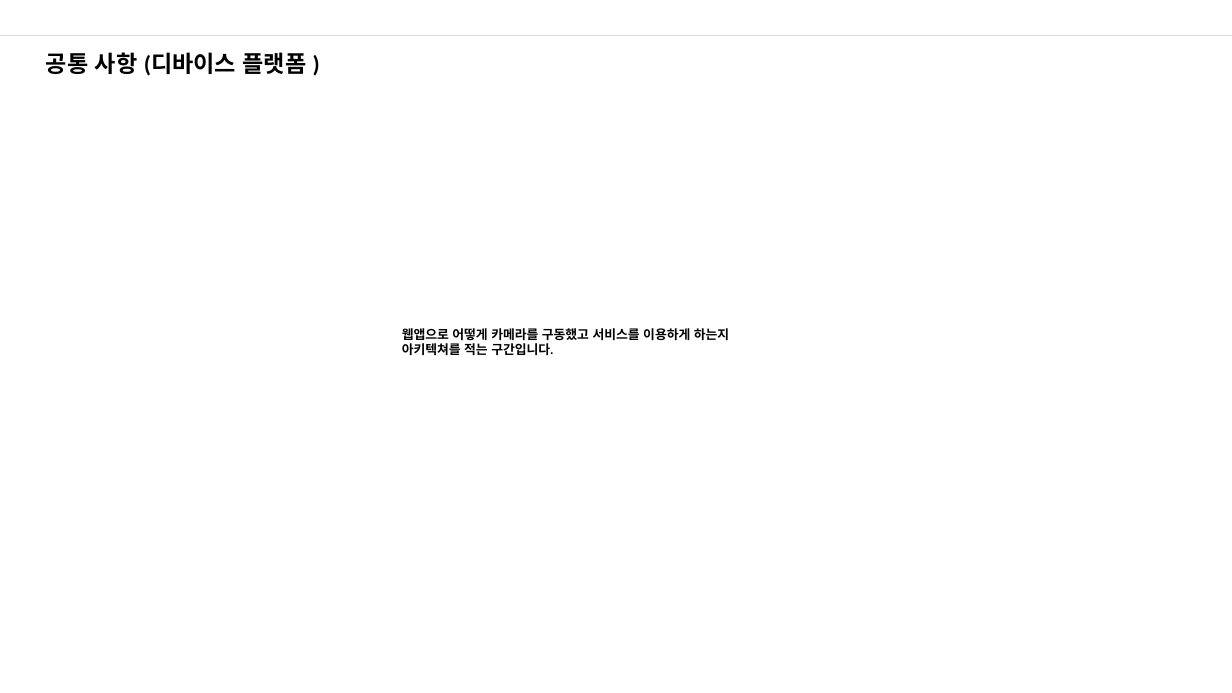
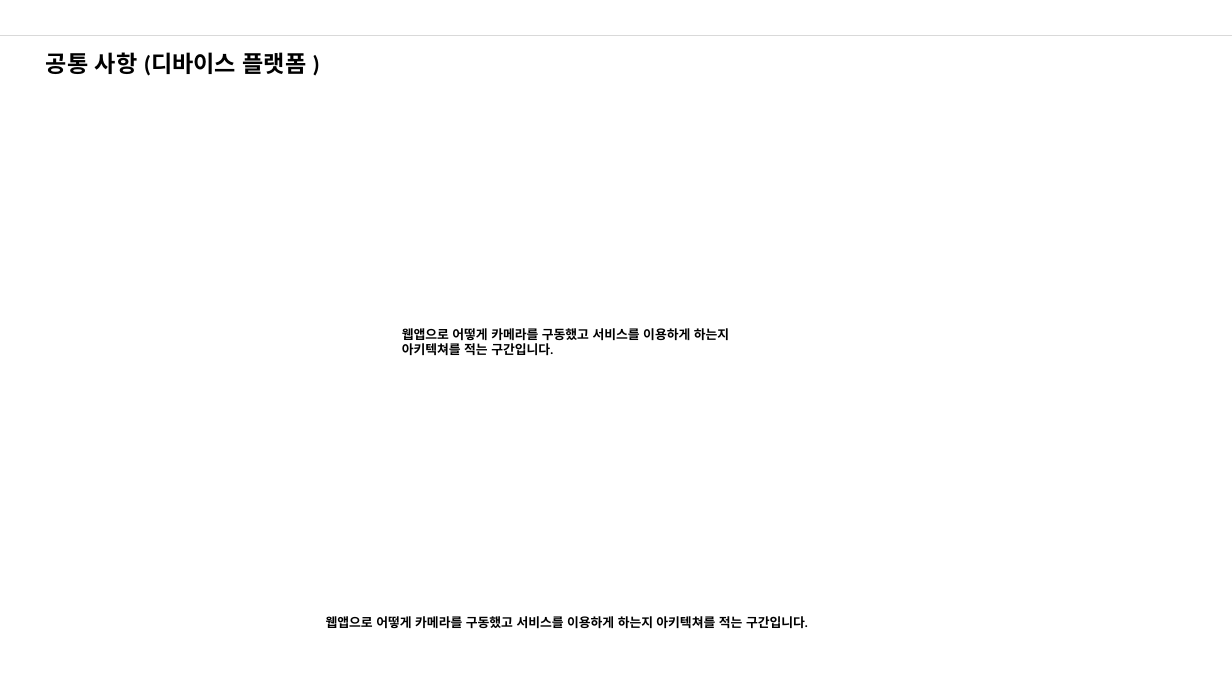
Before and after one commit to nohminkyoung/Final_project, a slide deck: slide 3 of finalproject_화면설계.pptx. Drawn at 1232x693 pixels with LibreOffice and Linux fonts; fonts in the diff are those of the drawing. Boxes give left, top, right and bottom in pixels: in the first picture for what was removed or moved away, otherwise in the second. Text is boxed around its words. In the diff, an @@ line names an element or a change of style, - is before the commit and + after.

```diff
--- a/finalproject_화면설계.pptx
+++ b/finalproject_화면설계.pptx
@@ text added at (326, 616, 808, 628), 10 pt, text #000000, bold @@
+웹앱으로 어떻게 카메라를 구동했고 서비스를 이용하게 하는지 아키텍쳐를 적는 구간입니다.
```
Also in this commit, not shown: 4 other slides changed, 3 slides added, 1 slide removed, 3 other files.
